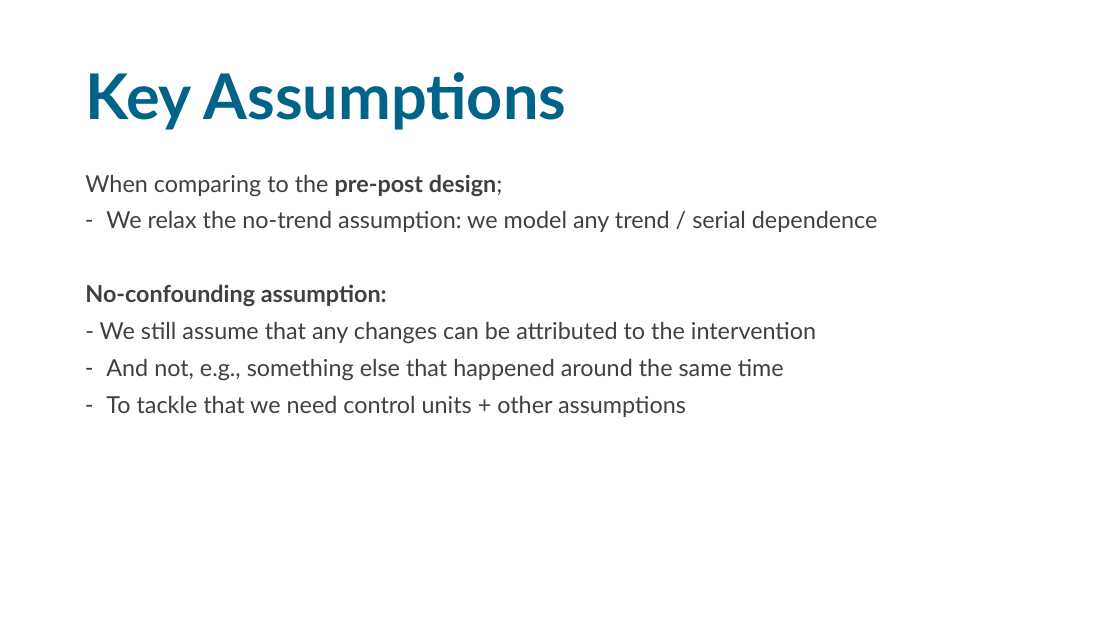
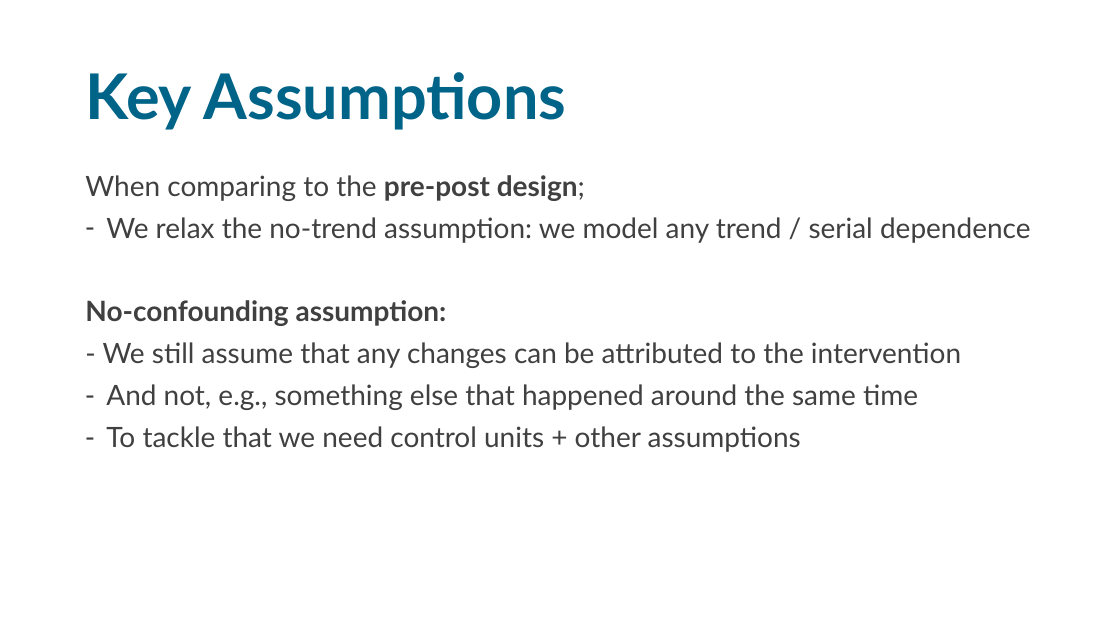
Before and after one commit to sodascience/workshop_causal_impact_assessment, a slide deck: slide 22 of lectures/02_interrupted_time_series/its.pptx. Drawn at 1120x630 pixels with LibreOffice and Linux fonts; fonts in the diff are those of the drawing. Boxes give left, top, right and bottom in pixels: in the first picture for what was removed or moved away, otherwise in the second. Text is boxed around its words. In the diff, an @@ line names an element or a change of style, - is before the commit and + after.

```diff
--- a/lectures/02_interrupted_time_series/its.pptx
+++ b/lectures/02_interrupted_time_series/its.pptx
@@ text "When comparing to the pre-post ..." at bbox=[85, 175, 1031, 452]: size 20 to 24 pt @@
```
Also in this commit, not shown: 1 other slide changed, 1 slide added, 16 slides removed, 8 other files.
